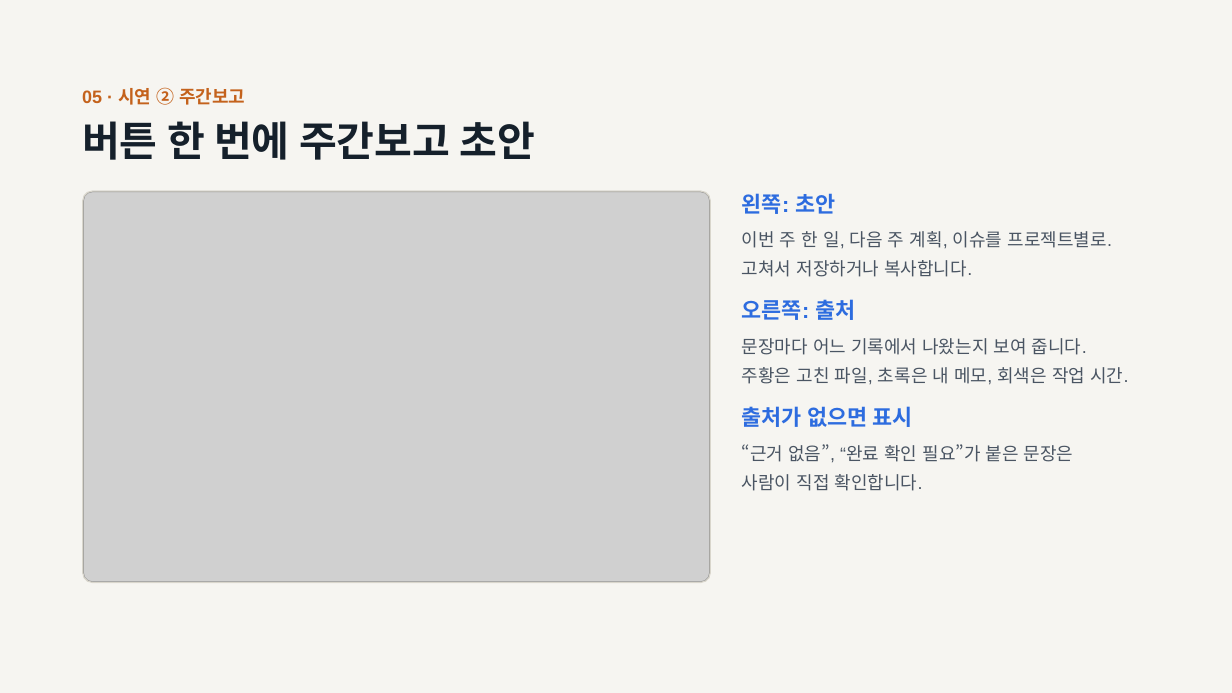
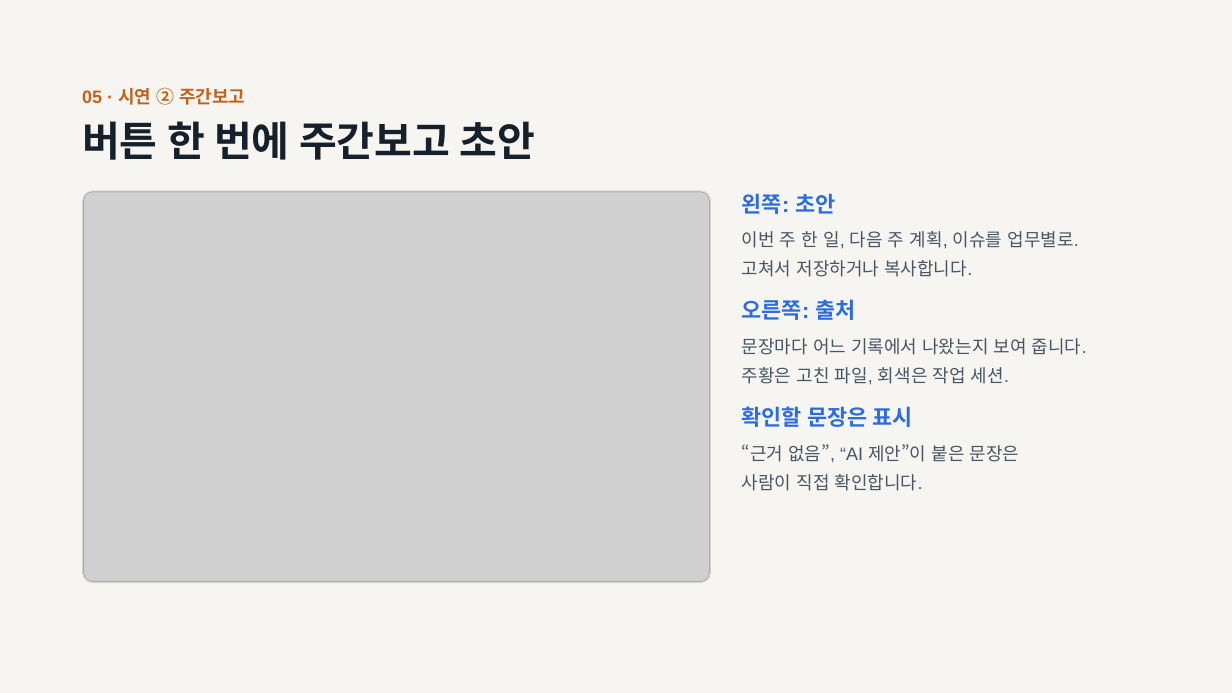
Before and after one commit to superokok/work-history, a slide deck: slide 7 of ppt/작업 기록 앱-(대인배)-v2.pptx. Drawn at 1232x693 pixels with LibreOffice and Linux fonts; fonts in the diff are those of the drawing; grey boxes stand for pictures. Boxes give left, top, right and bottom in pixels: in the first picture for what was removed or moved away, otherwise in the second. Text is boxed around its words. In the diff, an @@ line names an element or a change of style, - is before the commit and + after.

```diff
--- a/ppt/작업 기록 앱-(대인배)-v2.pptx
+++ b/ppt/작업 기록 앱-(대인배)-v2.pptx
@@ text at (x1=742, y1=231, x2=1078, y2=277): text changed @@
-이번 주 한 일, 다음 주 계획, 이슈를 프로젝트별로.
-고쳐서 저장하거나 복사합니다.
+이번 주 한 일, 다음 주 계획, 이슈를 업무별로.
+고쳐서 저장하거나 복사합니다.
@@ text at (x1=742, y1=338, x2=1087, y2=384): text changed @@
-문장마다 어느 기록에서 나왔는지 보여 줍니다.
-주황은 고친 파일, 초록은 내 메모, 회색은 작업 시간.
+문장마다 어느 기록에서 나왔는지 보여 줍니다.
+주황은 고친 파일, 회색은 작업 세션.
@@ text at (x1=742, y1=406, x2=912, y2=427): text changed @@
-출처가 없으면 표시
+확인할 문장은 표시
@@ text at (x1=742, y1=444, x2=1020, y2=491): text changed @@
-“근거 없음”, “완료 확인 필요”가 붙은 문장은
-사람이 직접 확인합니다.
+“근거 없음”, “AI 제안”이 붙은 문장은
+사람이 직접 확인합니다.
```
Also in this commit, not shown: 9 other slides changed.
